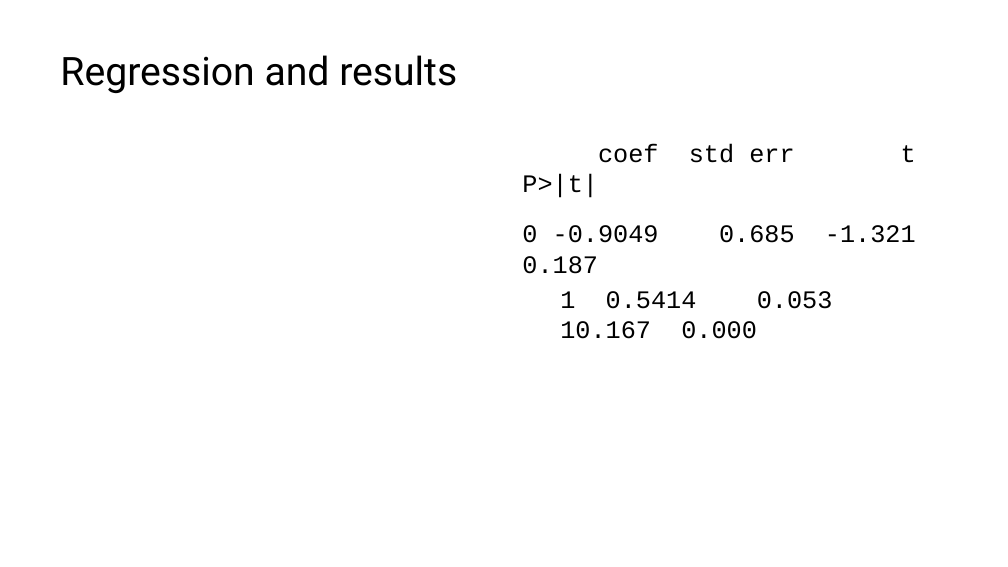
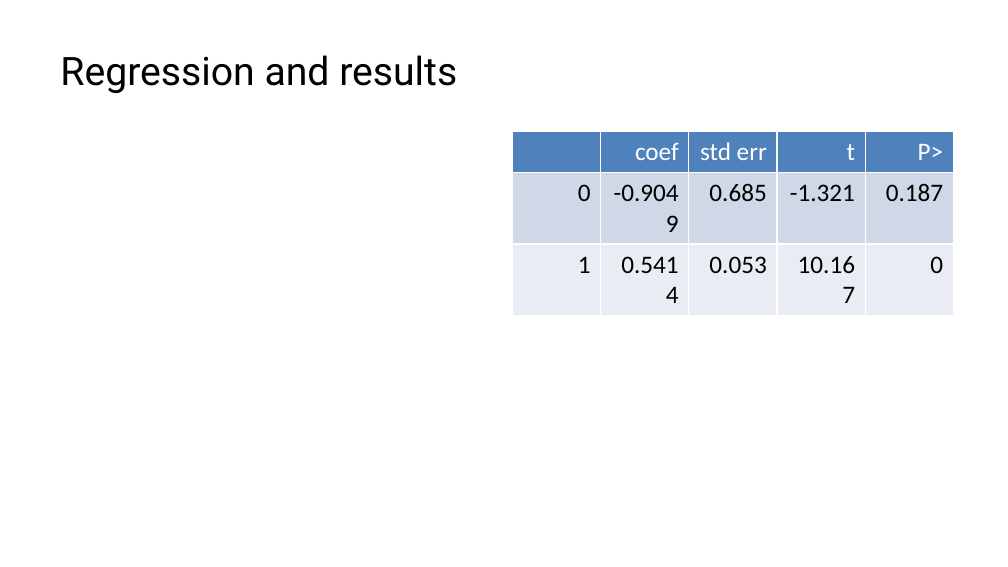
Before and after one commit to lucas-a-meyer/using-quarto, a slide deck: slide 15 of docs/presentation-orig.pptx. Drawn at 1008x567 pixels with LibreOffice and Linux fonts; fonts in the diff are those of the drawing. Boxes give left, top, right and bottom in pixels: in the first picture for what was removed or moved away, otherwise in the second. Text is boxed around its words. In the diff, an @@ line names an element or a change of style, - is before the commit and + after.

```diff
--- a/docs/presentation-orig.pptx
+++ b/docs/presentation-orig.pptx
@@ table added at [512, 132, 956, 506], 3 rows, 5 columns @@
+ | coef | std err | t | P>
+0 | -0.9049 | 0.685 | -1.321 | 0.187
+1 | 0.5414 | 0.053 | 10.167 | 0
@@ text removed at [522, 144, 916, 339] @@
-coef std err t P>|t|
-0 -0.9049 0.685 -1.321 0.187
-1 0.5414 0.053 10.167 0.000
```
Also in this commit, not shown: 8 other slides changed, 14 other files.
